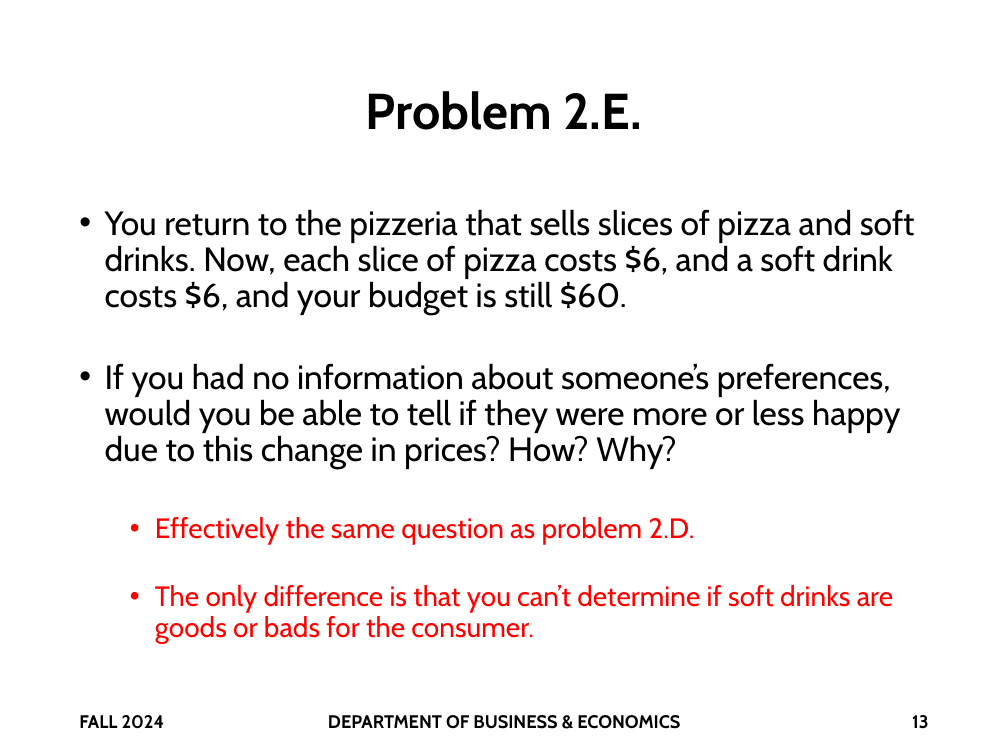
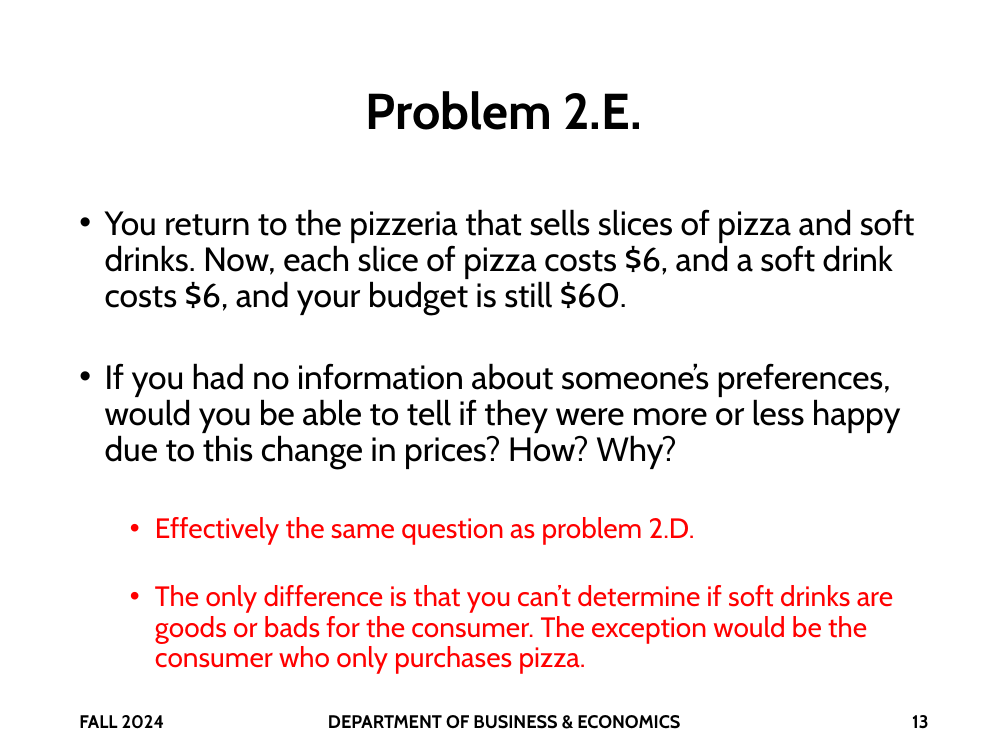
Before and after one commit to brianhwpark/brianhwpark.github.io, a slide deck: slide 13 of files/teaching-resources/monmouthcollege-econ-300/econ-300-f2024/econ-300-f2024-quiz/ECON300-F2024-Q01-RECAP.pptx. Drawn at 1008x756 pixels with LibreOffice and Linux fonts; fonts in the diff are those of the drawing; background and template pictures are left out. Boxes give left, top, right and bottom in pixels: in the first picture for what was removed or moved away, otherwise in the second. Text is boxed around its words. In the diff, an @@ line names an element or a change of style, - is before the commit and + after.

```diff
--- a/files/teaching-resources/monmouthcollege-econ-300/econ-300-f2024/econ-300-f2024-quiz/ECON300-F2024-Q01-RECAP.pptx
+++ b/files/teaching-resources/monmouthcollege-econ-300/econ-300-f2024/econ-300-f2024-quiz/ECON300-F2024-Q01-RECAP.pptx
@@ text at (x1=155, y1=585, x2=893, y2=673): text changed @@
-  • The only difference is that you can’t determine if soft drinks are goods or bads for the consumer.
+  • The only difference is that you can’t determine if soft drinks are goods or bads for the consumer. The exception would be the consumer who only purchases pizza.
```
Also in this commit, not shown: 3 other slides changed.
